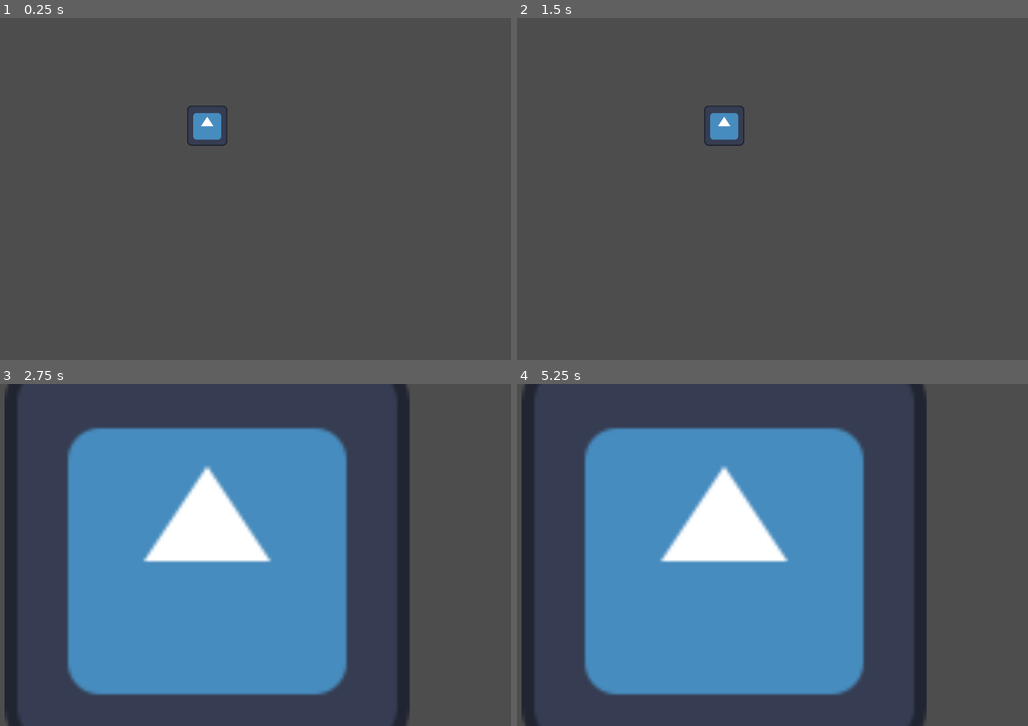
Above: before the commit, frames 1-4 (two rows, left to right).
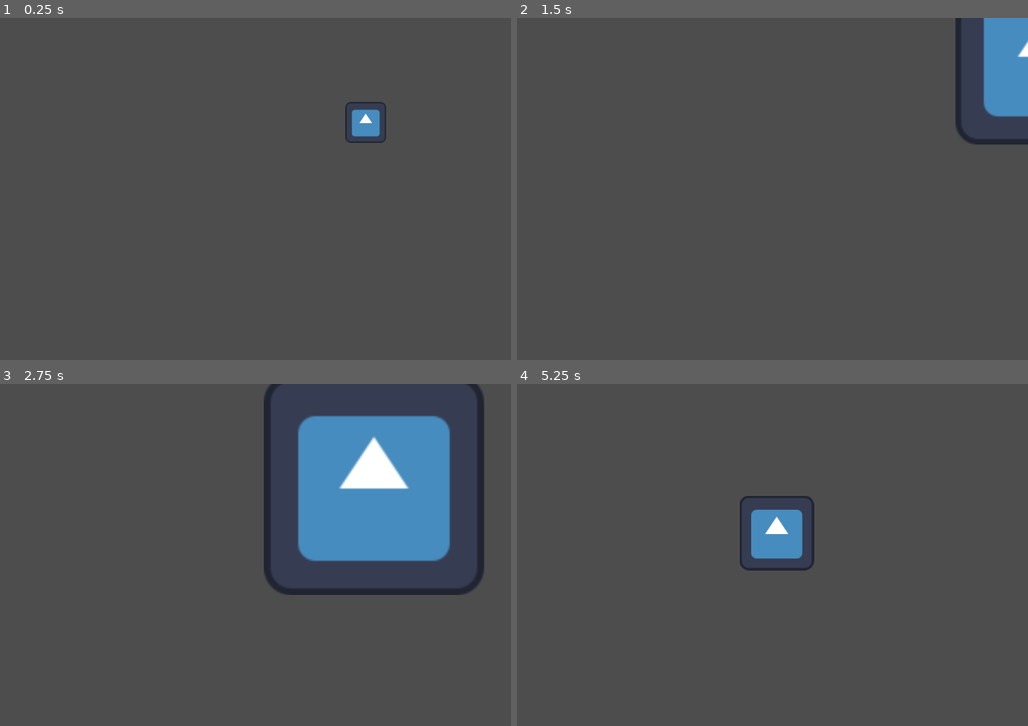
Above: after the commit, the same moments.

Repository: CrazyKamel/bbqJam
Game: Godot game, scene res://src/main.tscn
Same seed, same stepped clock (60 frames per second), same inputs: the game is played once before the commit and once after it. The engine's default icon, where the game draws it, is replaced by a stand-in: a white triangle on a blue panel in a dark square.
Inputs:
- Up to frame 1 (0.25 s): no input
- Up to frame 2 (1.5 s): tap Enter at 0.5 s; tap Tab at 0.6, 1.35 s; tap Space at 1.25 s
- Up to frame 3 (2.75 s): tap Tab at 2.1 s
- Up to frame 4 (5.25 s): tap Tab every 0.75 s from 2.85 to 5.1 s

The runs differ from the first frame. In frame 1, 1.2% of the frame differs, in the area x 36-76%, y 24-38%; in frame 2, 3.7%; in frame 3, 54%, in the area x 0-95%, y 0-100%; in frame 4, 48%.

Commit message:
lerping zoom
when zooming is smooth as hell

Diff:
--- a/src/Camera2D.gd
+++ b/src/Camera2D.gd
@@ -11,21 +11,29 @@
 var original_zoom = Vector2(1, 1)
 var original_position = Vector2()
 
+var tCamera = 0
+var tZoom = 0
+const lerpSpeedCameraIn = 0.8
+const lerpSpeedCameraOut = 0.4
+const lerpSpeedZoomIn = 0.8
+const lerpSpeedZoomOut = 1.6
+
+
 # Define the object to focus on
 @export var target: Node2D
+var target_zoom = Vector2(1, 1)
+var target_position = Vector2()
 
 func _ready():
 	original_zoom = zoom
 	original_position = global_position
+	target_zoom = Vector2(ZOOM_POWER, ZOOM_POWER)
+	target_position = target.global_position
 
 func _input(event):
 	if event is InputEventKey:
 		if event.pressed:
 			if event.keycode == SWITCH_VIEW_KEY:
-				if officeZoomed:
-					zoom_out()
-				else:
-					zoom_in()
 				officeZoomed = !officeZoomed
 
 func zoom_in():
@@ -47,3 +55,21 @@
 	if target:
 		# Calculate the new position to focus on the target
 		global_position = target.global_position
+
+# Called every frame. 'delta' is the elapsed time since the previous frame.
+func _process(delta):
+	if(tCamera < 1):
+		if officeZoomed:
+			tCamera += delta * lerpSpeedCameraIn
+	if(tCamera > 0):
+		if !officeZoomed:
+			tCamera -= delta * lerpSpeedCameraOut
+	if(tZoom < 1):
+		if officeZoomed:
+			tZoom += delta * lerpSpeedZoomIn
+	if(tZoom > 0):
+		if !officeZoomed:
+			tZoom -= delta * lerpSpeedZoomOut
+
+	zoom = original_zoom.lerp(target_zoom, tZoom)
+	global_position = original_position.lerp(target_position, tCamera)
--- a/src/main.tscn
+++ b/src/main.tscn
@@ -8,7 +8,7 @@
 script = ExtResource("1_bnnuh")
 
 [node name="Icon" type="Sprite2D" parent="."]
-position = Vector2(0, -200)
+position = Vector2(501, -210)
 texture = ExtResource("1_xhw8e")
 
 [node name="Camera2D" type="Camera2D" parent="." node_paths=PackedStringArray("target")]
